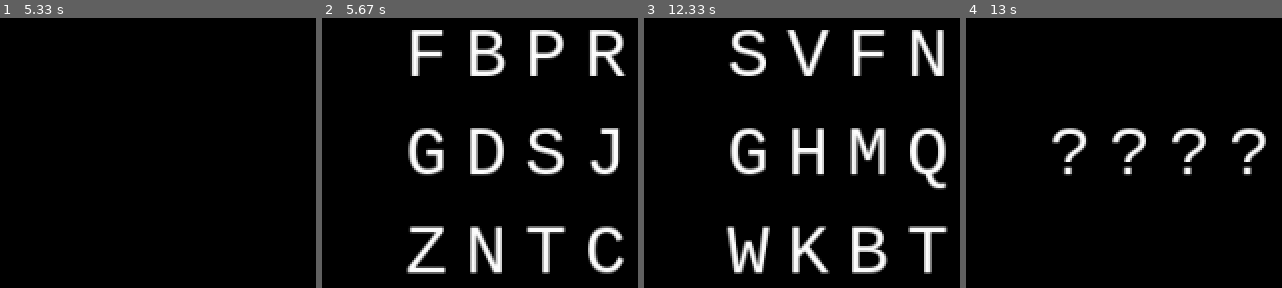
Above: before the commit, frames 1-4 (left to right).
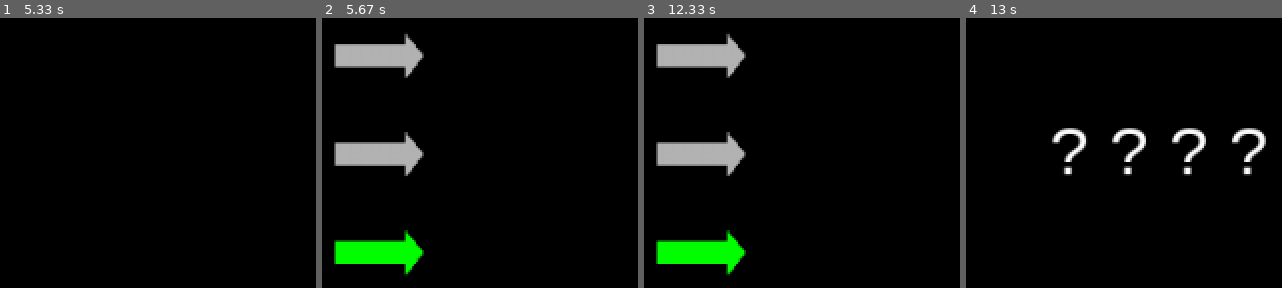
Above: after the commit, the same moments.

Repository: CognitiveComputingResearchGroup/sperling-exp
Game: pygame game, started from run.py
Same seed, same stepped clock (60 frames per second), same inputs: the game is played once before the commit and once after it.
Inputs:
- Up to frame 1 (5.33 s): tap Enter at 0.33 s
- Up to frame 2 (5.67 s): no input
- Up to frame 3 (12.33 s): tap Enter at 6.17, 6.5, 6.9, 7.2 s
- Up to frame 4 (13 s): tap Enter at 12.87 s

Frame 1 is identical in both runs. In frame 2, 19% of the frame differs, in the area x 3-97%, y 4-96%; in frame 3, 20%; in frame 4, nothing differs.

Commit message:
Add visual cue to experiment 1.

Diff:
--- a/experiments/experiment1/__init__.py
+++ b/experiments/experiment1/__init__.py
@@ -2,6 +2,7 @@
 import pygame
 import collections
 import experiments
+from experiments.view import CharacterGridWithArrowCues
 
 FIXATION = 'FIXATION'
 POST_FIXATION_MASK = 'POST_FIXATION_MASK'
@@ -16,10 +17,10 @@
 DEFAULT_DURATIONS = {
     FIXATION: experiments.constants.UNLIMITED_DURATION,
     POST_FIXATION_MASK: 5000,
-    STIMULUS: 500,
-    POST_STIMULUS_MASK: 100,
+    STIMULUS: 100,
+    POST_STIMULUS_MASK: 1,
     CUE: 500,
-    POST_CUE_MASK: 0,
+    POST_CUE_MASK: 1,
     RESPONSE: experiments.constants.UNLIMITED_DURATION,
     FEEDBACK: experiments.constants.UNLIMITED_DURATION
 }
@@ -87,7 +88,17 @@
         # 5 - cue
         self.cue_index = random.randint(0, len(self.stimulus_grid) - 1)
 
-        # TODO:
+        arrow_grid = CharacterGridWithArrowCues(char_grid, cue_row=self.cue_index)
+
+        x = (screen_dims.width - arrow_grid.image.get_width()) // 2
+        y = (screen_dims.height - arrow_grid.image.get_height()) // 2
+
+        cue_renderer = experiments.view.GridRenderer(surface=self.screen, grid=arrow_grid, pos=(x, y))
+
+        self._trial_items[CUE] = experiments.TrialItem(
+            renderer=cue_renderer,
+            event_processor=experiments.view.WaitUntilKeyHandler(pygame.K_RETURN),
+            duration=self.durations[CUE])
 
         # 6 = response grid (advance on ENTER)
         self.response_grid = [['?'] * len(self.stimulus_grid[0])]
@@ -97,7 +108,7 @@
         x = (screen_dims.width - char_grid.image.get_width()) // 2
         y = (screen_dims.height - char_grid.image.get_height()) // 2
 
-        response_renderer = experiments.view.GridRenderer(surface=self.screen, grid=char_grid, pos=(x,y))
+        response_renderer = experiments.view.GridRenderer(surface=self.screen, grid=char_grid, pos=(x, y))
         response_event_processor = experiments.view.GridEventHandler(
             grid=self.response_grid, view=response_renderer, terminal_event=pygame.K_RETURN)
 
@@ -105,7 +116,6 @@
             renderer=response_renderer, event_processor=response_event_processor, duration=self.durations[RESPONSE])
 
         # 7 = feedback grid (advance on ENTER)
-        print('cue: ', self.cue_index)
         correct_response = [self.stimulus_grid[self.cue_index]]
 
         feedback_renderer = experiments.view.FeedbackGridRenderer(
--- a/experiments/view.py
+++ b/experiments/view.py
@@ -75,74 +75,67 @@
 
 
 class CharacterGridWithArrowCues(pygame.sprite.Sprite):
-    def __init__(self, screen, char_grid, bg_color):
-        super().__init__()
-
-        self.screen = screen
-        self.char_grid = char_grid
-        self.bg_color = bg_color
-
-        self._arrow_dims = Dimensions(50, 20)
-        self._grid_dims = Dimensions(width=self.char_grid.image.get_width() + self._arrow_dims.width,
-                                     height=self.char_grid.image.get_height())
+    def __init__(self, grid, cue_row, grid_visible=False):
+        """
+
+        :param grid (CharacterGrid): a 2d character grid
+        :param cue_row (int): the row that is currently being cued (0-offset)
+        """
+        super().__init__()
+
+        self.grid = grid
+        self.cue_row = cue_row
+        self.grid_visible = grid_visible
+
+        self._x_arrow_spacer, self._y_arrow_spacer = (10, 10)
+
+        self._arrow_dims = Dimensions(50, 25)
+        self._grid_dims = self._get_grid_dims()
 
         self.image = pygame.Surface(self._grid_dims)
-        # self.image.set_colorkey(self.bg_color)
-
-        self.rect = self.image.get_rect()
-
-        self._x_margin, self._y_margin = (10, 10)
-        self._x_arrow_spacer, self._y_arrow_spacer = (15, 15)
-
-        self._sprite_group = pygame.sprite.Group()
-        self._sprite_group.add(self._create_sprites())
+        self.rect = self.image.get_rect()
+
+        self.sprites_group = pygame.sprite.RenderPlain()
+        self.sprites_group.add(self._create_sprites())
+
+    def _get_grid_dims(self):
+        width = self._x_arrow_spacer + self._arrow_dims.width + self.grid._grid_dims.width
+
+        # column arrow cues not supported yet, so this is just the grid height
+        height = self.grid._grid_dims.height
+
+        return width, height
+
+    def update(self):
+        self.image.fill(experiments.constants.BLACK)
+
+        self.grid.update()
+        self.grid.rect.topleft = (self._arrow_dims.width, 0)
+
+        if self.grid_visible:
+            self.image.blit(self.grid.image, self.grid.rect)
+
+        self.sprites_group.update()
+        self.sprites_group.draw(self.image)
 
     def _create_sprites(self):
         sprites = []
 
-        for i in range(self.char_grid.n_rows):
+        spacer_height = (self.grid._char_dims.height - self._arrow_dims.height) // 2
+
+        for i in range(self.grid.n_rows):
             arrow_pos = (
-                self._x_margin,
-                i * (self._arrow_dims.height + self._y_arrow_spacer) + self._y_margin
-            )
-            arrow_sprite = ArrowCue(self.screen,
-                                    Dimensions(width=self._arrow_dims.width, height=self._arrow_dims.height),
-                                    color=experiments.constants.GRAY)
-            arrow_sprite.rect.topleft = arrow_pos
-            sprites.append(arrow_sprite)
+                    0,
+                    spacer_height + i * (self.grid._char_dims.height + self.grid._y_char_spacer) + self.grid._y_margin
+                )
+
+            sprite = ArrowCue(self._arrow_dims,
+                              color=experiments.constants.GREEN if i == self.cue_row else experiments.constants.GRAY)
+            sprite.rect.topleft = arrow_pos
+
+            sprites.append(sprite)
 
         return sprites
-
-    def _get_position(self):
-        screen_width, screen_height = self.screen.get_size()
-
-        x = (screen_width - self._grid_dims.width) // 2
-        y = (screen_height - self._grid_dims.height) // 2
-
-        return x, y
-
-    def draw(self, *args):
-        # Clear previously rendered letters from surface
-        self.image.fill(experiments.constants.RED)
-
-        for sprite in self._sprite_group:
-            self.image.blit(sprite.image, sprite.pos)
-
-        self.char_grid.draw()
-
-        # Draw all sprites onto grid surface
-        self._sprite_group.draw(self.image)
-
-        # Draw grid surface onto enclosing surface
-        self.screen.blit(self.image, self._get_position())
-
-    def update(self):
-        self._sprite_group.update()
-        # self.char_grid.update()
-
-    def refresh(self):
-        self._sprite_group = pygame.sprite.Group()
-        self._sprite_group.add(self._create_sprites())
 
 
 class CharacterGrid(pygame.sprite.Sprite):
@@ -171,7 +164,8 @@
         self._sprite_group.add(self._create_sprites())
 
     def _get_grid_dims(self):
-        width = 2 * self._x_margin + (self.n_columns - 1) * self._x_char_spacer + self.n_columns * self._char_dims.width
+        width = 2 * self._x_margin + (
+                self.n_columns - 1) * self._x_char_spacer + self.n_columns * self._char_dims.width
         height = 2 * self._y_margin + (self.n_rows - 1) * self._y_char_spacer + self.n_rows * self._char_dims.height
 
         return Dimensions(width, height)
